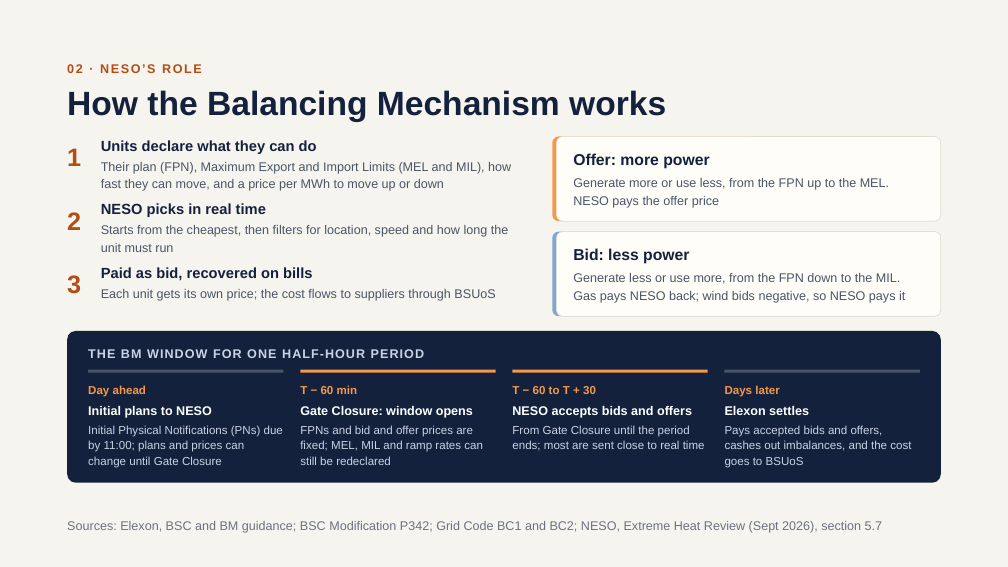
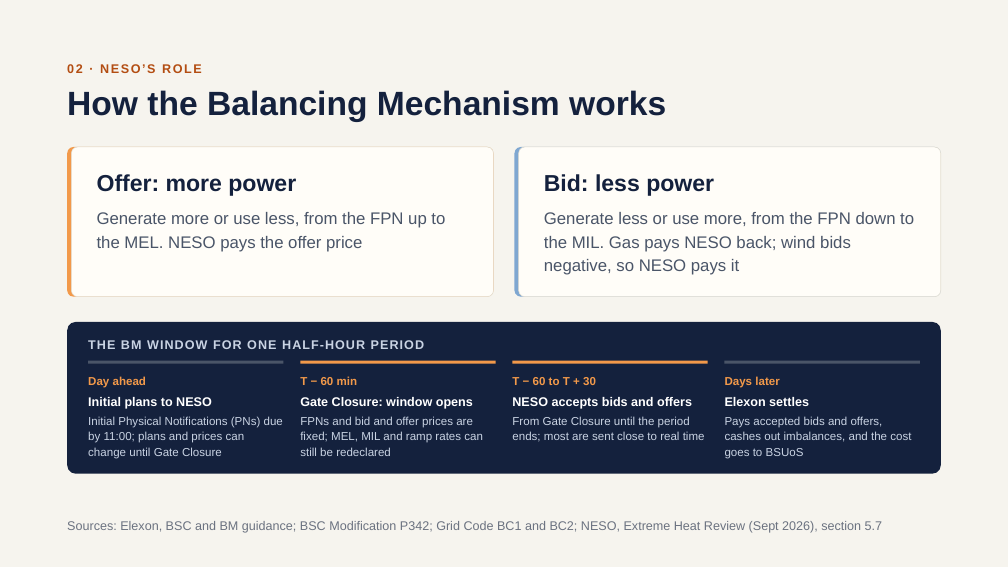
Before and after one commit to literallymatt/balancing, a slide deck: slide 6 of deck/balancing-the-grid.pptx. Drawn at 1008x567 pixels with LibreOffice and Linux fonts; fonts in the diff are those of the drawing. Boxes give left, top, right and bottom in pixels: in the first picture for what was removed or moved away, otherwise in the second. Text is boxed around its words. In the diff, an @@ line names an element or a change of style, - is before the commit and + after.

```diff
--- a/deck/balancing-the-grid.pptx
+++ b/deck/balancing-the-grid.pptx
@@ rounded rectangle resized from (x1=553, y1=137, x2=941, y2=222) to (x1=67, y1=147, x2=494, y2=296) @@
@@ text removed at (x1=67, y1=148, x2=81, y2=166) @@
-1
@@ proportions changed in 4 elements at (x1=519, y1=147, x2=941, y2=296), (x1=515, y1=147, x2=941, y2=296), (x1=67, y1=147, x2=494, y2=296), (x1=71, y1=147, x2=493, y2=296) @@
@@ rounded rectangle resized from (x1=557, y1=231, x2=941, y2=316) to (x1=71, y1=147, x2=493, y2=296) @@
@@ text removed at (x1=101, y1=140, x2=317, y2=154) @@
-Units declare what they can do
@@ rounded rectangle resized from (x1=553, y1=231, x2=941, y2=316) to (x1=515, y1=147, x2=941, y2=296) @@
@@ rounded rectangle resized from (x1=557, y1=137, x2=941, y2=222) to (x1=519, y1=147, x2=941, y2=296) @@
@@ text "Offer: more power" at (x1=97, y1=174, x2=296, y2=196): size 15 to 22 pt; line spacing 18pt to 26.4pt @@
@@ text "Offer: more power" moved from (x1=573, y1=153, x2=709, y2=169) to (x1=97, y1=174, x2=296, y2=196) @@
@@ text removed at (x1=101, y1=162, x2=511, y2=191) @@
-Their plan (FPN), Maximum Export and Import Limits (MEL and MIL), how fast they can move, and a price per MWh to move up or down
@@ text "Bid: less power" moved from (x1=573, y1=248, x2=689, y2=264) to (x1=544, y1=174, x2=714, y2=196) @@
@@ text "Bid: less power" at (x1=544, y1=174, x2=714, y2=196): size 15 to 22 pt; line spacing 18pt to 26.4pt @@
@@ text "Generate more or use less, ..." at (x1=97, y1=212, x2=445, y2=252): size 12 to 16 pt; line spacing 16.8pt to 22.4pt @@
@@ text "Generate more or use less, ..." moved from (x1=573, y1=178, x2=889, y2=208) to (x1=97, y1=212, x2=445, y2=252) @@
@@ text removed at (x1=101, y1=203, x2=266, y2=217) @@
-NESO picks in real time
@@ text "Generate less or use more, ..." moved from (x1=573, y1=273, x2=905, y2=303) to (x1=544, y1=212, x2=914, y2=275) @@
@@ text "Generate less or use more, ..." at (x1=544, y1=212, x2=914, y2=275): size 12 to 16 pt; line spacing 16.8pt to 22.4pt @@
@@ text removed at (x1=67, y1=212, x2=81, y2=230) @@
-2
@@ text removed at (x1=101, y1=225, x2=508, y2=252) @@
-Starts from the cheapest, then filters for location, speed and how long the unit must run
@@ text removed at (x1=101, y1=267, x2=312, y2=281) @@
-Paid as bid, recovered on bills
@@ text removed at (x1=67, y1=275, x2=81, y2=294) @@
-3
@@ text removed at (x1=101, y1=289, x2=495, y2=301) @@
-Each unit gets its own price; the cost flows to suppliers through BSUoS
@@ 13 texts, 4 rectangles, 1 rounded rectangle moved together from (x1=67, y1=331, x2=941, y2=483) to (x1=67, y1=322, x2=941, y2=474) @@
```
Also in this commit, not shown: 4 other files.
